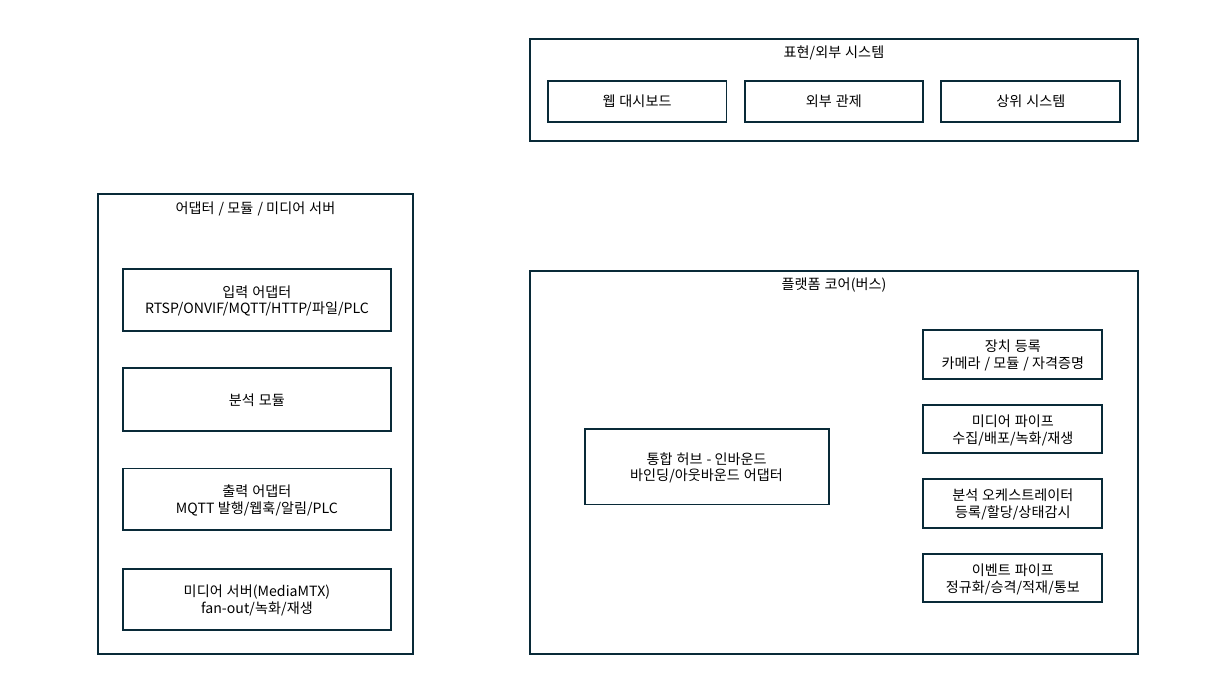
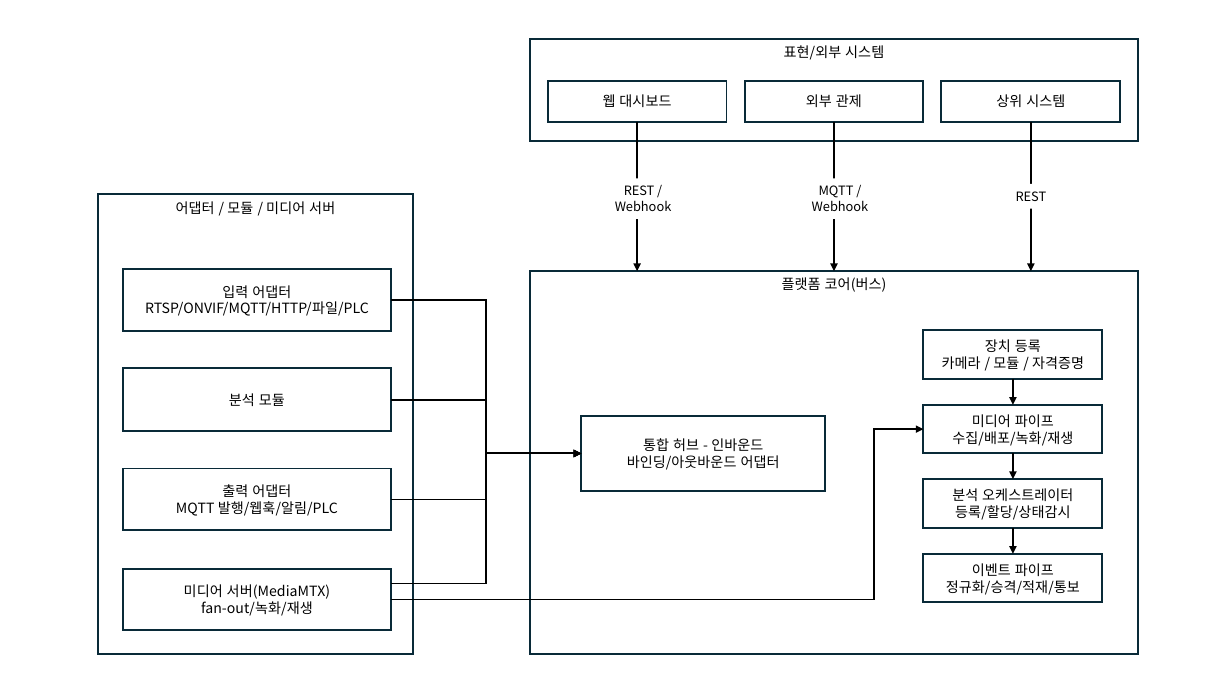
Before and after one commit to ggapsang/safety-watch-platform, a slide deck: slide 1 of safety-watch-platform.pptx. Drawn at 1232x693 pixels with LibreOffice and Linux fonts; fonts in the diff are those of the drawing. Boxes give left, top, right and bottom in pixels: in the first picture for what was removed or moved away, otherwise in the second. Text is boxed around its words. In the diff, an @@ line names an element or a change of style, - is before the commit and + after.

Commit message:
발표 자료 갱신
저장소 루트의 pptx·png. 제가 만든 것이 아니라 사용자가 편집한 자료라
내용은 손대지 않고 현재 상태 그대로 보관합니다.

```diff
--- a/safety-watch-platform.pptx
+++ b/safety-watch-platform.pptx
@@ arrow added from (638, 122) to (638, 271), #000000 1.5 pt @@
@@ arrow added from (835, 122) to (835, 271), #000000 1.5 pt @@
@@ arrow added from (1031, 122) to (1031, 271), #000000 1.5 pt @@
@@ text added at (x1=615, y1=185, x2=672, y2=211), 10 pt, text #000000 @@
+REST / Webhook
@@ text added at (x1=812, y1=185, x2=869, y2=211), 10 pt, text #000000 @@
+MQTT / Webhook
@@ text added at (x1=1016, y1=191, x2=1047, y2=201), 10 pt, text #000000 @@
+REST
@@ elbow arrow added from (392, 300) to (581, 454), #000000 1.5 pt @@
@@ arrow added from (1013, 379) to (1013, 405), #000000 1.5 pt @@
@@ elbow arrow added from (392, 399) to (581, 454), #000000 1.5 pt @@
@@ rectangle "통합 허브 - 인바운드" moved from (x1=585, y1=429, x2=829, y2=505) to (x1=581, y1=416, x2=825, y2=492) @@
@@ elbow arrow added from (392, 600) to (923, 429), #000000 1.5 pt @@
@@ elbow arrow added from (392, 500) to (581, 454), #000000 1.5 pt @@
@@ elbow arrow added from (392, 584) to (581, 454), #000000 1.5 pt @@
@@ arrow added from (1013, 454) to (1013, 479), #000000 1.5 pt @@
@@ arrow added from (1013, 528) to (1013, 554), #000000 1.5 pt @@
```
Also in this commit, not shown: 1 other file.
